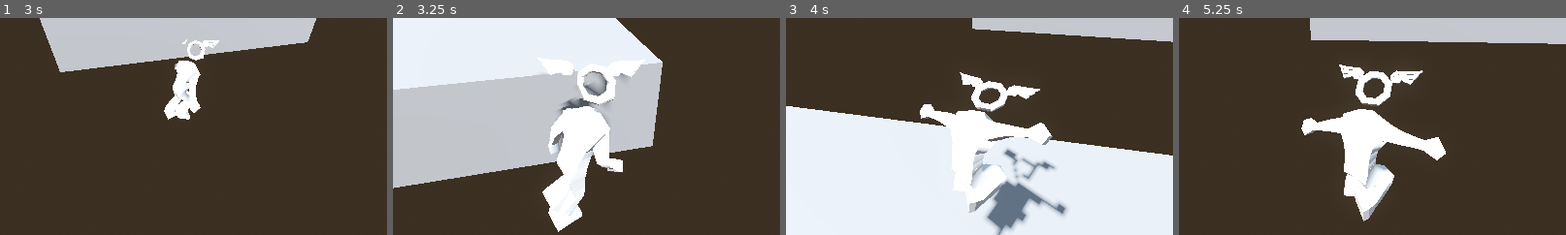
Above: before the commit, frames 1-4 (left to right).
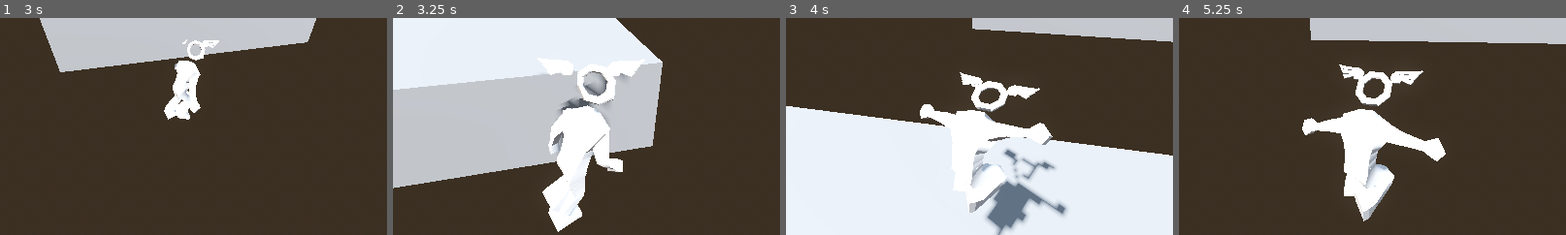
Above: after the commit, the same moments.

Repository: jpvds1/DDJD
Game: Godot game, scene res://scenes/game_controller.tscn
Same seed, same stepped clock (60 frames per second), same inputs: the game is played once before the commit and once after it. The engine's default icon, where the game draws it, is replaced by a stand-in: a white triangle on a blue panel in a dark square.
Inputs (mouse positions are % of the whole screen's width and height, from its top left):
- Up to frame 1 (3 s): click "Continue as Guest" at 0.5 s; click "Play" at 1.25 s; click "LEVEL 1" at 2 s; move the mouse to (55, 50) at 2.77 s; hold W (move_forwards) from 2.78 s (still down); tap Q (dash) at 2.85 s
- Up to frame 2 (3.25 s): keep holding W (move_forwards); tap Space (jump) at 3.02 s
- Up to frame 3 (4 s): keep holding W (move_forwards); move the mouse to (45, 50) at 3.52 s; tap Shift (sprint) at 3.6 s; tap Space (jump) at 3.77 s
- Up to frame 4 (5.25 s): keep holding W (move_forwards); move the mouse to (52, 48) at 4.27 s; tap Q (dash) at 4.35 s; move the mouse to (49, 52) at 5.02 s; tap Shift (sprint) at 5.1 s
The pictures show only the part of the screen within x 27-77%, y 50-100%; the shares and areas given below are measured in that part.

Frame 1 is identical in both runs. In frame 2, less than 0.1% of the frame differs, in the area x 39-64%, y 23-99%; in frame 3, 0.1%; in frame 4, 0.3%, in the area x 31-69%, y 21-94%.

Commit message:
fix(player): fix snapping to wall-runnable walls

Diff:
--- a/platformer-game/scripts/player/player_animation.gd
+++ b/platformer-game/scripts/player/player_animation.gd
@@ -21,7 +21,7 @@
 # ---------------------------------------------------------
 
 func _on_player_jumped() -> void:
-	_fall_blend = 0.4
+	_fall_blend = 0.8
 
 # Called when the node enters the scene tree for the first time.
 func _ready() -> void:
